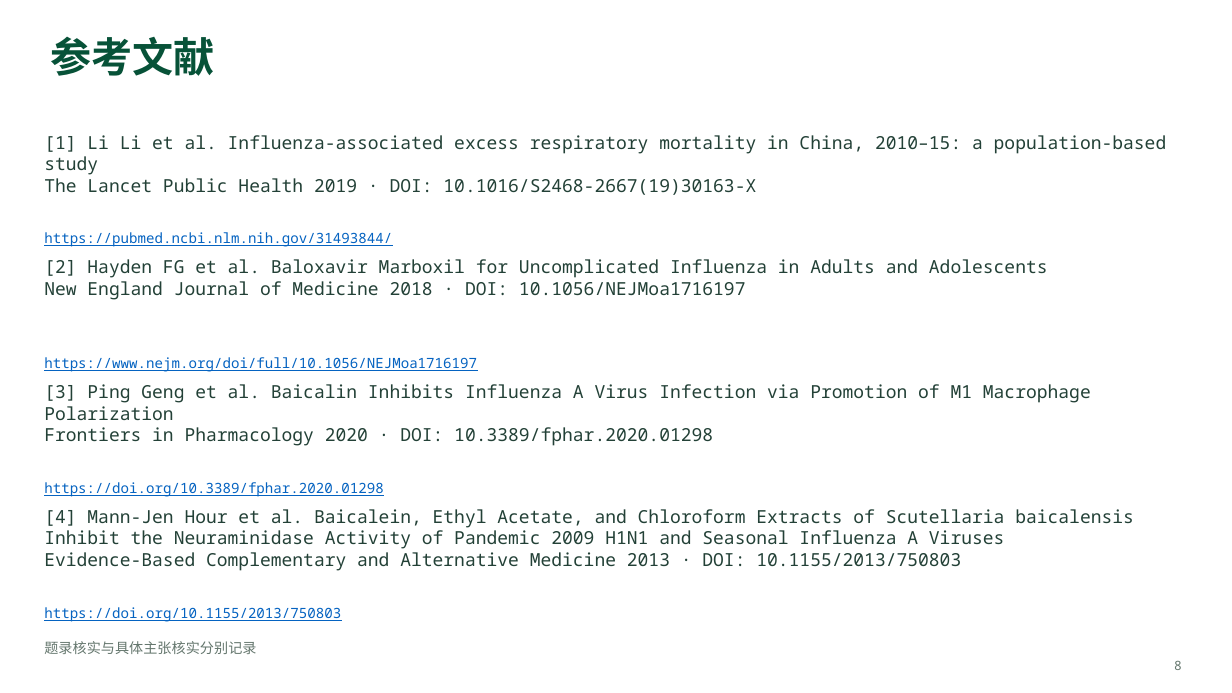
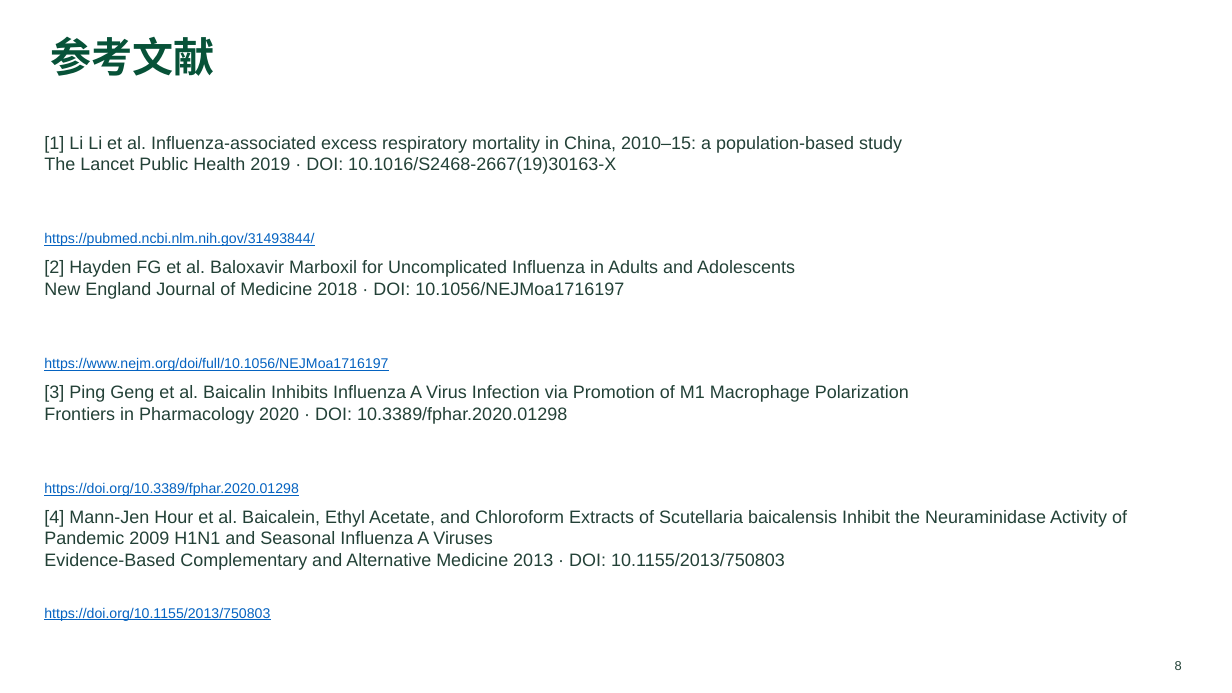
Before and after one commit to yetong0516/research-slide-workflow, a slide deck: slide 8 of examples/natural-antiviral/example.pptx. Drawn at 1232x693 pixels with LibreOffice and Linux fonts; fonts in the diff are those of the drawing. Boxes give left, top, right and bottom in pixels: in the first picture for what was removed or moved away, otherwise in the second. Text is boxed around its words. In the diff, an @@ line names an element or a change of style, - is before the commit and + after.

Commit message:
Refine slide hierarchy and topic frames with Chinese and Latin fonts

```diff
--- a/examples/natural-antiviral/example.pptx
+++ b/examples/natural-antiviral/example.pptx
@@ font Noto Sans Mono to Arial in 8 elements at (x1=44, y1=136, x2=902, y2=174), (x1=44, y1=232, x2=314, y2=246), (x1=44, y1=260, x2=795, y2=299), (x1=44, y1=357, x2=388, y2=371), (x1=44, y1=385, x2=909, y2=424), (x1=44, y1=482, x2=299, y2=496), (x1=44, y1=510, x2=1127, y2=570), (x1=44, y1=607, x2=270, y2=621) @@
@@ text removed at (x1=44, y1=641, x2=256, y2=654) @@
-题录核实与具体主张核实分别记录
@@ text "8" at (x1=1175, y1=661, x2=1182, y2=670): font Noto Sans Mono to Arial, text colour #65776E to #234137 @@
```
Also in this commit, not shown: 7 other slides changed, 18 other files.
